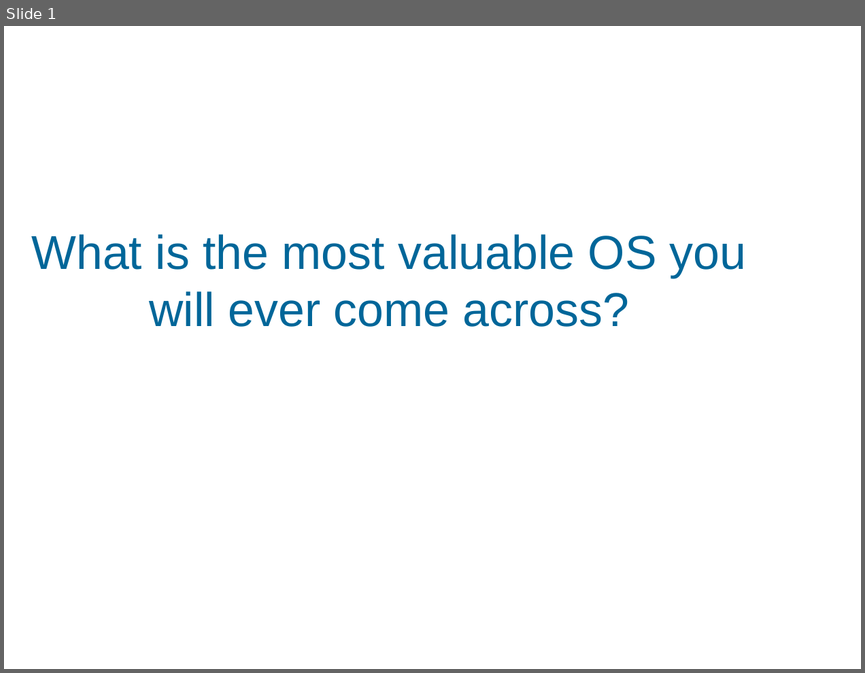
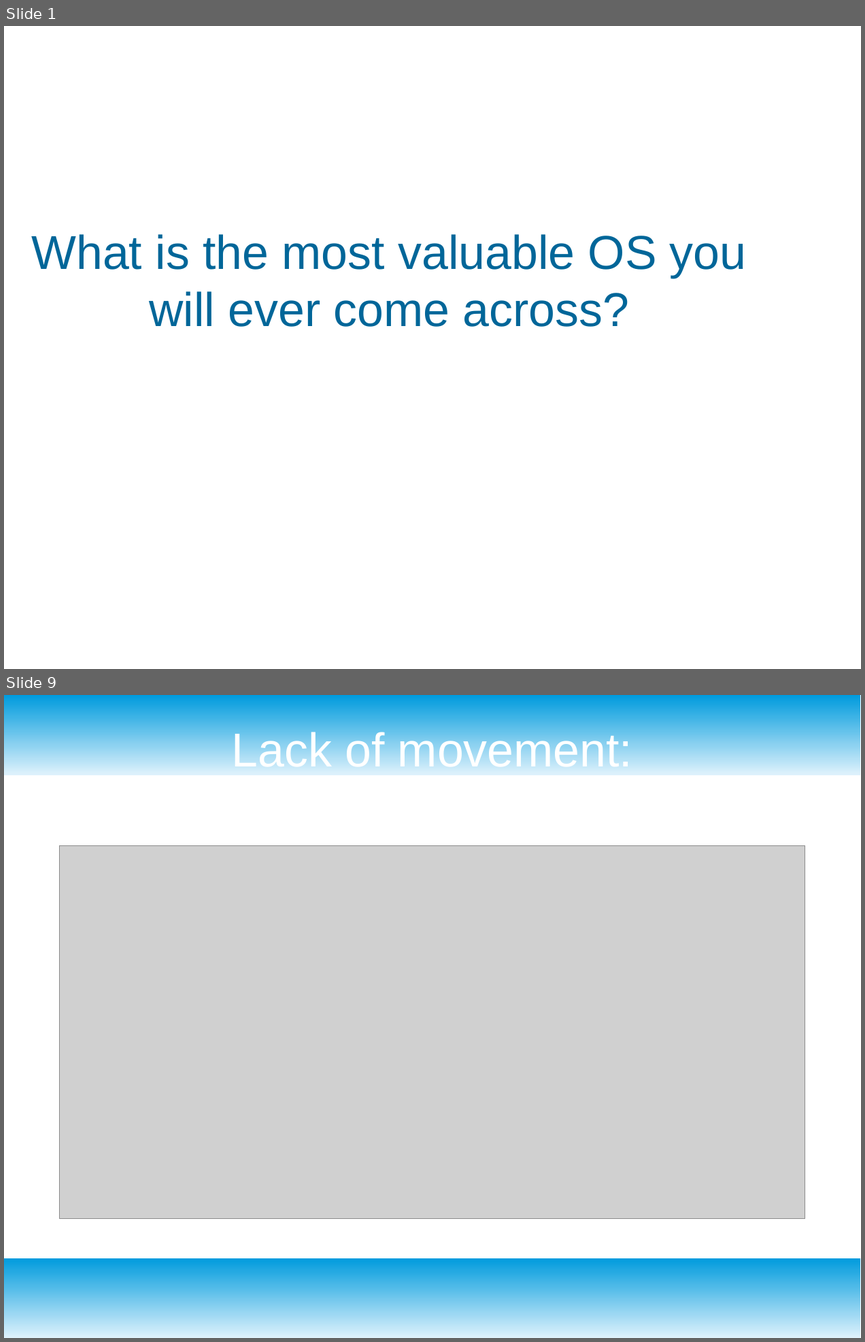
Before and after one commit to CSteigueber/watch-on-health, a slide deck: watch.odp. Shown one above the other, each under a label of ours: slide 1 before the commit, slides 1 and 9 after it; the slides between them are not shown. The pictures are 865x673 and 865x1342 pixels, drawn with LibreOffice and Linux fonts; fonts in the diff are those of the drawing; grey boxes stand for pictures; background and template pictures are left out. Boxes give left, top, right and bottom in pixels: in the first picture for what was removed or moved away, otherwise in the second. Text is boxed around its words. In the diff, an @@ line names an element or a change of style, - is before the commit and + after.

```diff
--- a/watch.odp
+++ b/watch.odp
@@ slide 9 added at (4,695,861,1338), background #FFFFFF @@
@@ rectangle added at (4,695,861,775), fill gradient #DFF2FC to #009BDD @@
@@ title added at (232,728,632,775), 44 pt, text #FFFFFF @@
+Lack of movement:
@@ picture added at (60,845,806,1217) @@
@@ rectangle added at (4,1258,861,1338), fill gradient #DFF2FC to #009BDD @@
```
Also in this commit, not shown: 12 other slides added, 1 slide removed, 10 other files.
